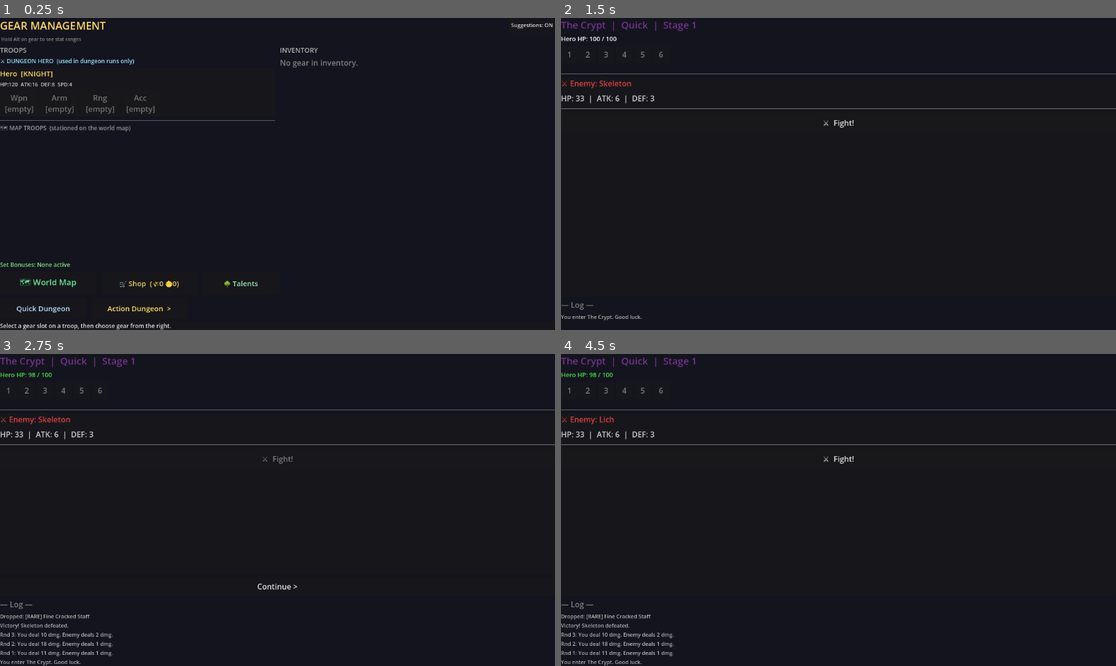
Above: before the commit, frames 1-4 (two rows, left to right).
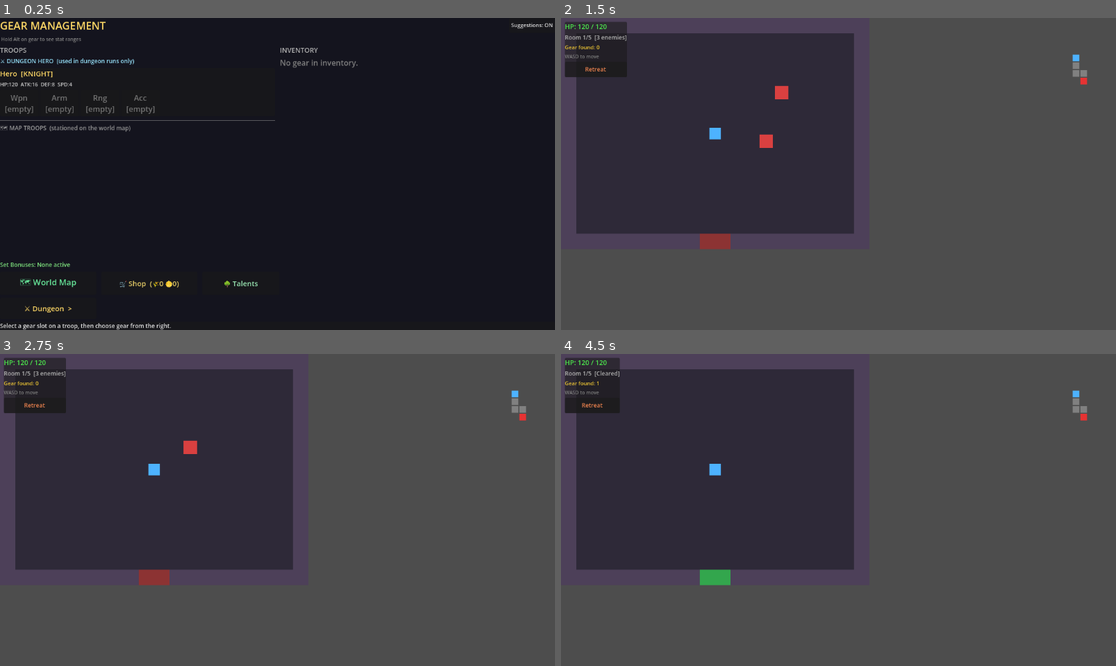
Above: after the commit, the same moments.

Repository: imHuko/fantasy-crawler-autobattler
Game: Godot game, scene res://scenes/management_screen.tscn
Two runs of this game, one before a commit and one after it. Both use one fixed random seed, a clock stepped at 60 frames per second and the inputs below. This scene is started directly instead of the project's main scene.
Inputs (mouse positions are in pixels of both pictures, inside the frame that each line leads up to):
- Up to frame 1 (0.25 s): no input
- Up to frame 2 (1.5 s): click (605, 308) at 0.5 s, where only the run before the commit has a clickable "Quick Dungeon"; click "Select Quick" at 1.25 s
- Up to frame 3 (2.75 s): click (277, 460) at 2 s, where only the run before the commit has a clickable "⚔ Fight!"
- Up to frame 4 (4.5 s): click (838, 588) at 2.75 s, where only the run before the commit has a clickable "Continue >"; click (594, 407) at 3.5 s, where only the run after the commit has a clickable "Retreat"; click (871, 563) at 4.25 s, where only the run after the commit has a clickable "Keep Fighting"

The runs differ from the first frame. In frame 1, 0.2% of the frame differs, in the area x 3-31%, y 92-95%; in frame 2, 99%, in the area x 0-100%, y 0-100%; in frame 3, 98%; in frame 4, 98%.

Commit message:
removed old system

Diff:
--- a/scenes/dungeon_picker_screen.gd
+++ b/scenes/dungeon_picker_screen.gd
@@ -2,7 +2,7 @@
 
 # -------------------------------------------------------
 # Dungeon Tier Picker — choose Quick / Standard / Deep Delve
-# before launching either the Action Dungeon or Quick Dungeon.
+# before launching the Action Dungeon.
 # The destination scene is passed in via PlayerInventory so this
 # screen can be reused for both entry points.
 # -------------------------------------------------------
--- a/scenes/management_screen.gd
+++ b/scenes/management_screen.gd
@@ -169,25 +169,13 @@
 		get_tree().change_scene_to_file("res://scenes/talent_tree_screen.tscn"))
 	top_nav_hbox.add_child(talent_btn)
 
-	# --- DUNGEON BUTTONS ---
+	# --- DUNGEON BUTTON ---
 	var dungeon_hbox = HBoxContainer.new()
 	dungeon_hbox.add_theme_constant_override("separation", 10)
 	outer.add_child(dungeon_hbox)
 
-	var quick_btn = Button.new()
-	quick_btn.text = "Quick Dungeon"
-	quick_btn.custom_minimum_size = Vector2(180, 44)
-	quick_btn.add_theme_font_size_override("font_size", 15)
-	quick_btn.add_theme_color_override("font_color", Color(0.7, 0.85, 1.0))
-	quick_btn.tooltip_text = "Text-based dungeon crawl"
-	quick_btn.pressed.connect(func():
-		SaveManager.save_game()
-		PlayerInventory.set_meta("dungeon_picker_destination", "res://scenes/dungeon_scene.tscn")
-		get_tree().change_scene_to_file("res://scenes/dungeon_picker_screen.tscn"))
-	dungeon_hbox.add_child(quick_btn)
-
 	var action_btn = Button.new()
-	action_btn.text = "Action Dungeon  >"
+	action_btn.text = "⚔ Dungeon  >"
 	action_btn.custom_minimum_size = Vector2(200, 44)
 	action_btn.add_theme_font_size_override("font_size", 15)
 	action_btn.add_theme_color_override("font_color", Color(1, 0.85, 0.4))
